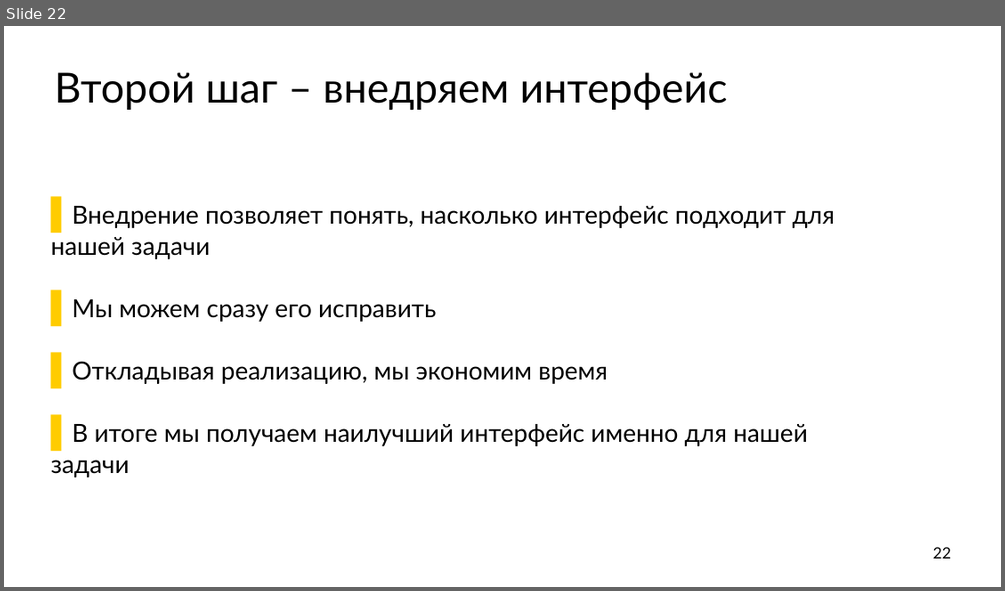
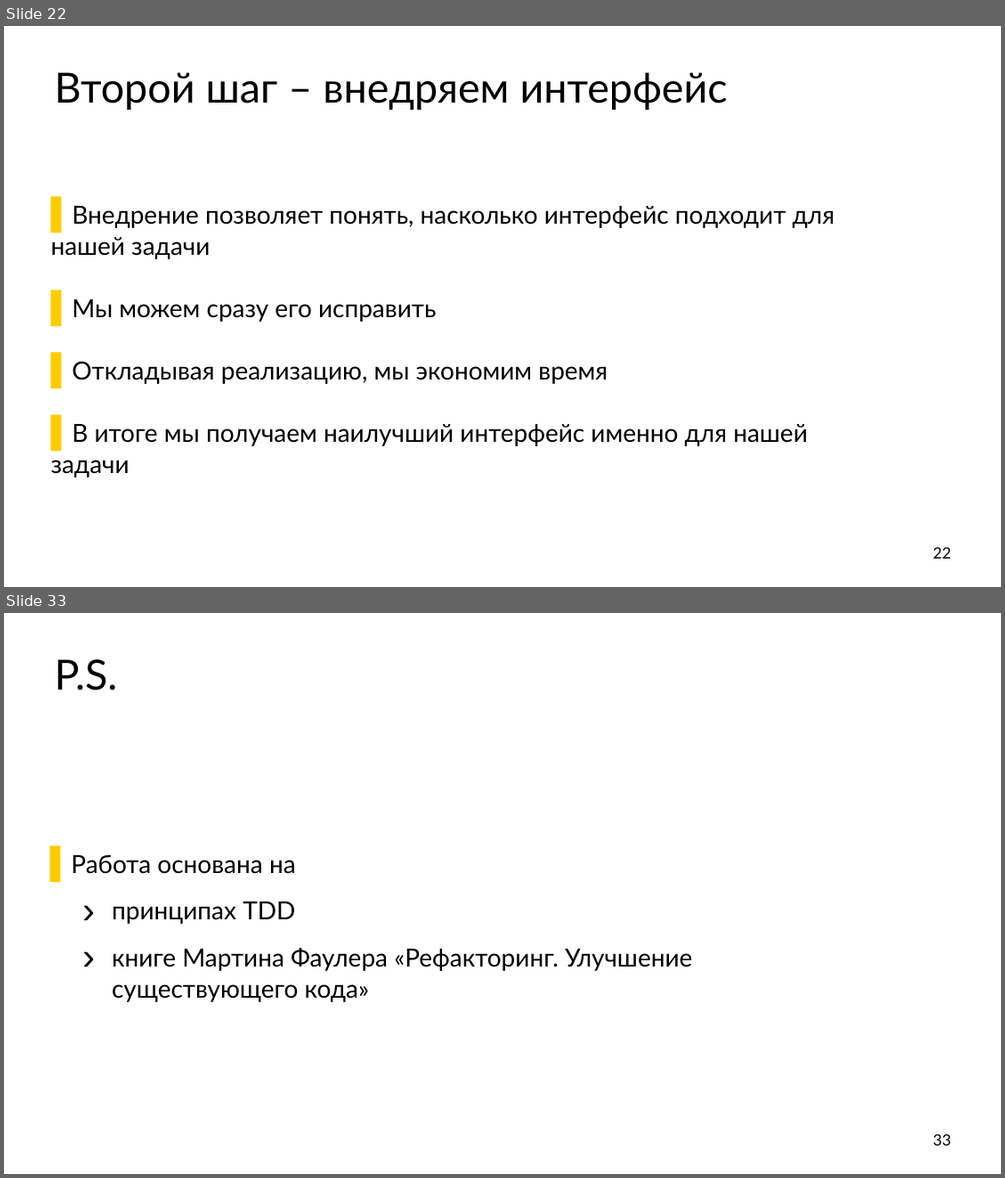
Before and after one commit to ishfb/secr2017, a slide deck: slides.pptx. Shown one above the other, each under a label of ours: slide 22 before the commit, slides 22 and 33 after it; the slides between them are not shown. The pictures are 1005x591 and 1005x1178 pixels, drawn with LibreOffice and Linux fonts; fonts in the diff are those of the drawing. Boxes give left, top, right and bottom in pixels: in the first picture for what was removed or moved away, otherwise in the second. Text is boxed around its words. In the diff, an @@ line names an element or a change of style, - is before the commit and + after.

```diff
--- a/slides.pptx
+++ b/slides.pptx
@@ slide 33 added at (x1=4, y1=613, x2=1001, y2=1174), background #FFFFFF @@
@@ title added at (x1=55, y1=659, x2=118, y2=690), 80 pt, text #000000 @@
+P.S.
@@ text added at (x1=71, y1=855, x2=692, y2=1002), 48 pt, text #000000 @@
+  ▌ Работа основана на
+    › принципах TDD
+    › книге Мартина Фаулера «Рефакторинг. Улучшение существующего кода»
@@ page number added at (x1=933, y1=1134, x2=951, y2=1145), 30 pt, text #000000 @@
+33
```
Also in this commit, not shown: 2 slides changed, 11 other slides added, 1 slide removed, 1 other file.
